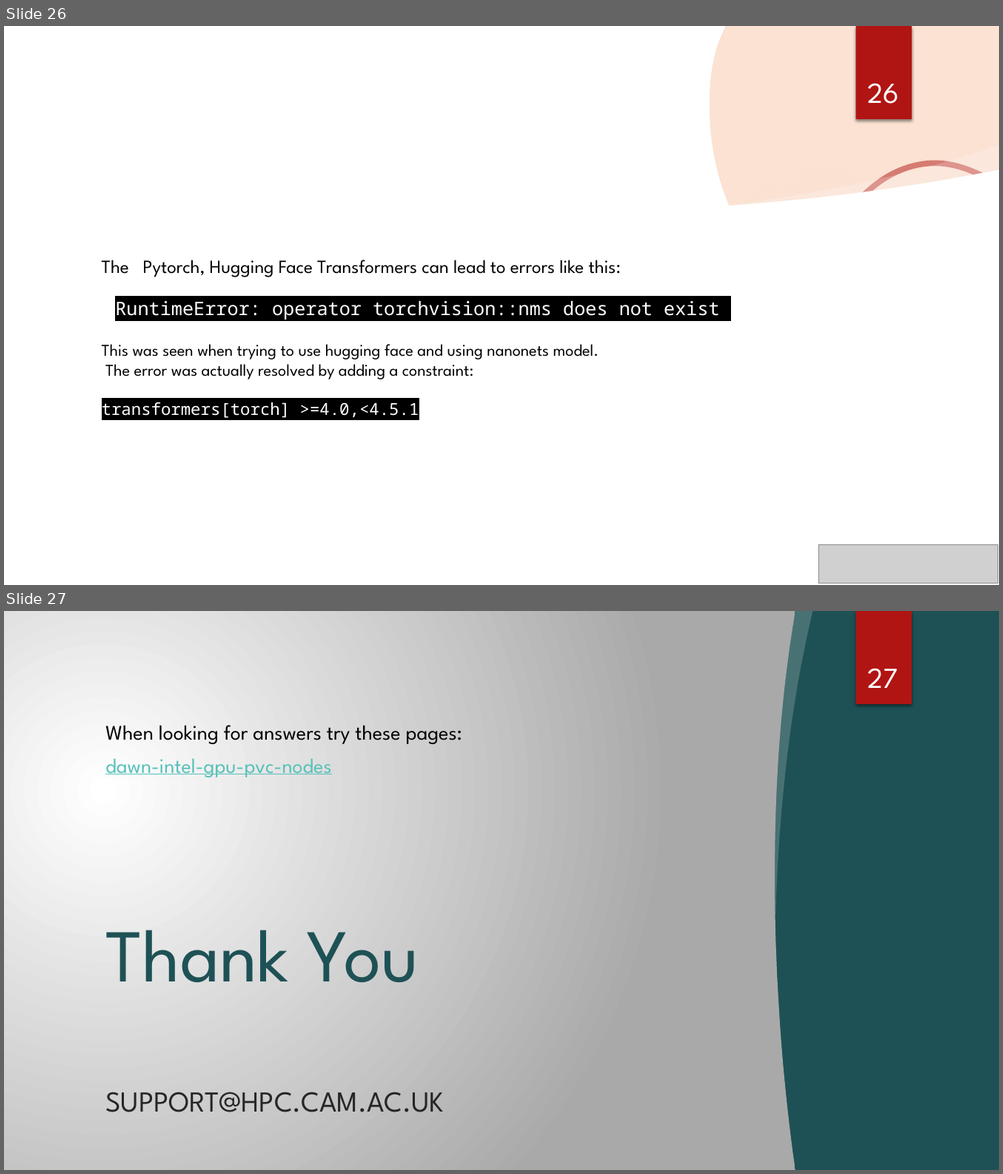
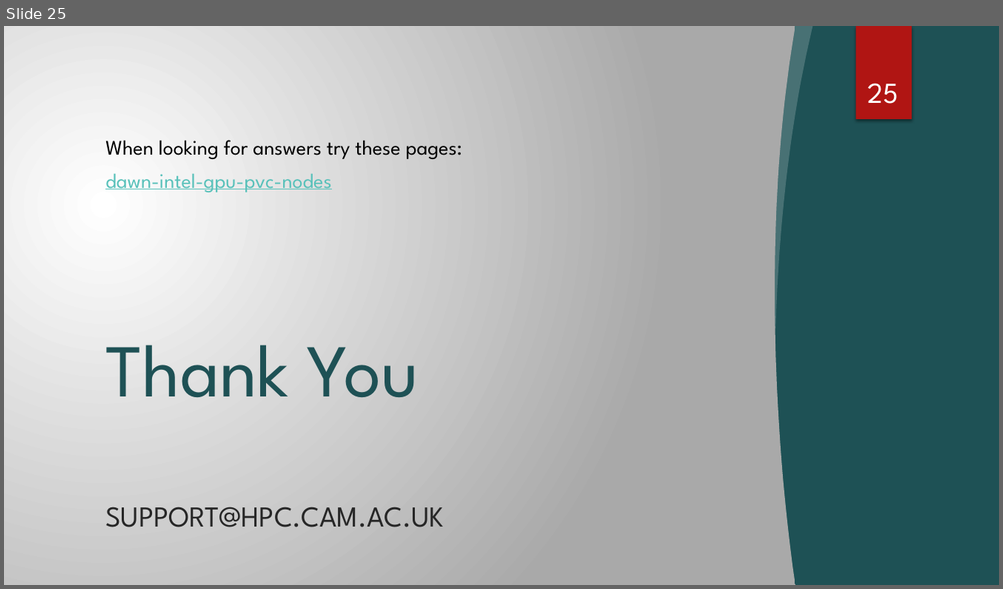
Before and after one commit to RSE-Cambridge/Intro-to-Dawn, a slide deck: Part3-PythonEnvironments/Slides/PyEnvs_onDAWN.pptx. Shown one above the other, each under a label of ours: slides 26 and 27 before the commit, slide 25 after it. The pictures are 1003x1174 and 1003x589 pixels, drawn with LibreOffice and Linux fonts; fonts in the diff are those of the drawing; grey boxes stand for pictures; background and template pictures are left out. Boxes give left, top, right and bottom in pixels: in the first picture for what was removed or moved away, otherwise in the second. Text is boxed around its words. In the diff, an @@ line names an element or a change of style, - is before the commit and + after.

```diff
--- a/Part3-PythonEnvironments/Slides/PyEnvs_onDAWN.pptx
+++ b/Part3-PythonEnvironments/Slides/PyEnvs_onDAWN.pptx
@@ slide 26 removed at bbox=[4, 26, 999, 585], background picture (left out); not listed: 1 template element that a slide beside it also shows @@
@@ freeform shape removed at bbox=[710, 26, 999, 407] @@
@@ rectangle removed at bbox=[855, 26, 911, 119] @@
@@ page number removed at bbox=[867, 83, 899, 104] @@
-26
@@ freeform shape removed at bbox=[716, 145, 999, 212] @@
@@ freeform shape removed at bbox=[4, 170, 999, 585] @@
@@ ellipse removed at bbox=[706, 163, 936, 392] @@
@@ freeform shape removed at bbox=[808, 164, 999, 585] @@
@@ text removed at bbox=[102, 260, 720, 418] @@
-The Pytorch, Hugging Face Transformers can lead to errors like this:
-RuntimeError: operator torchvision::nms does not exist
-This was seen when trying to use hugging face and using nanonets model.
-The error was actually resolved by adding a constraint:
-transformers[torch] >=4.0,<4.5.1
@@ title removed at bbox=[317, 260, 443, 357] @@
-Transformers and Huggingface Environment errors
@@ picture removed at bbox=[819, 545, 998, 584] @@
@@ what was slide 27 is now slide 25 @@
@@ page number at bbox=[867, 83, 898, 104]: text changed @@
-27
+25
```
Also in this commit, not shown: 6 slides changed, 1 other slide removed, 5 other files.
